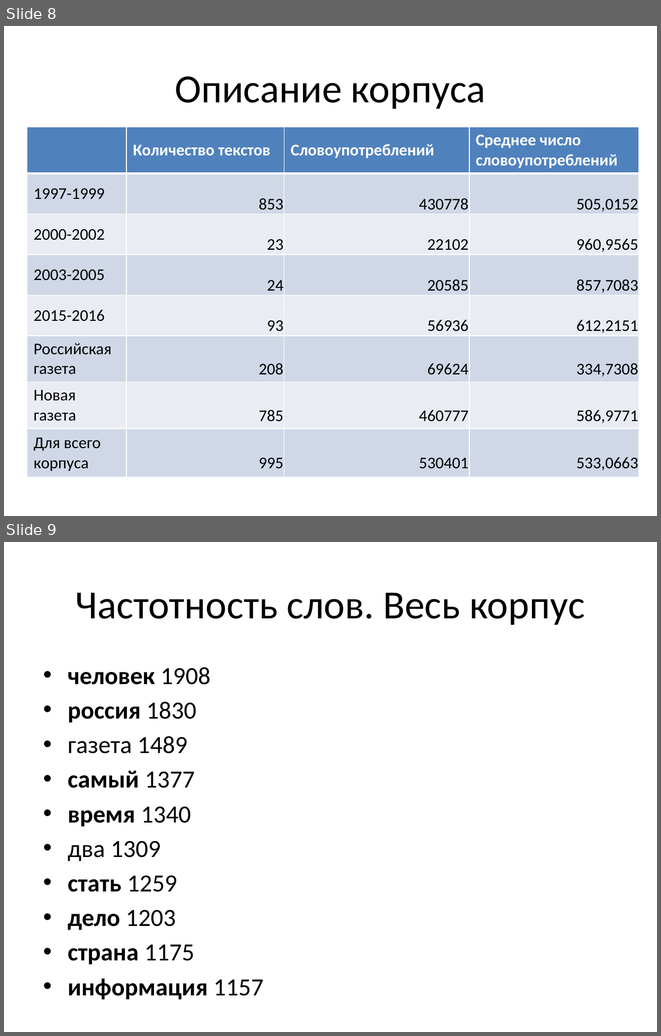
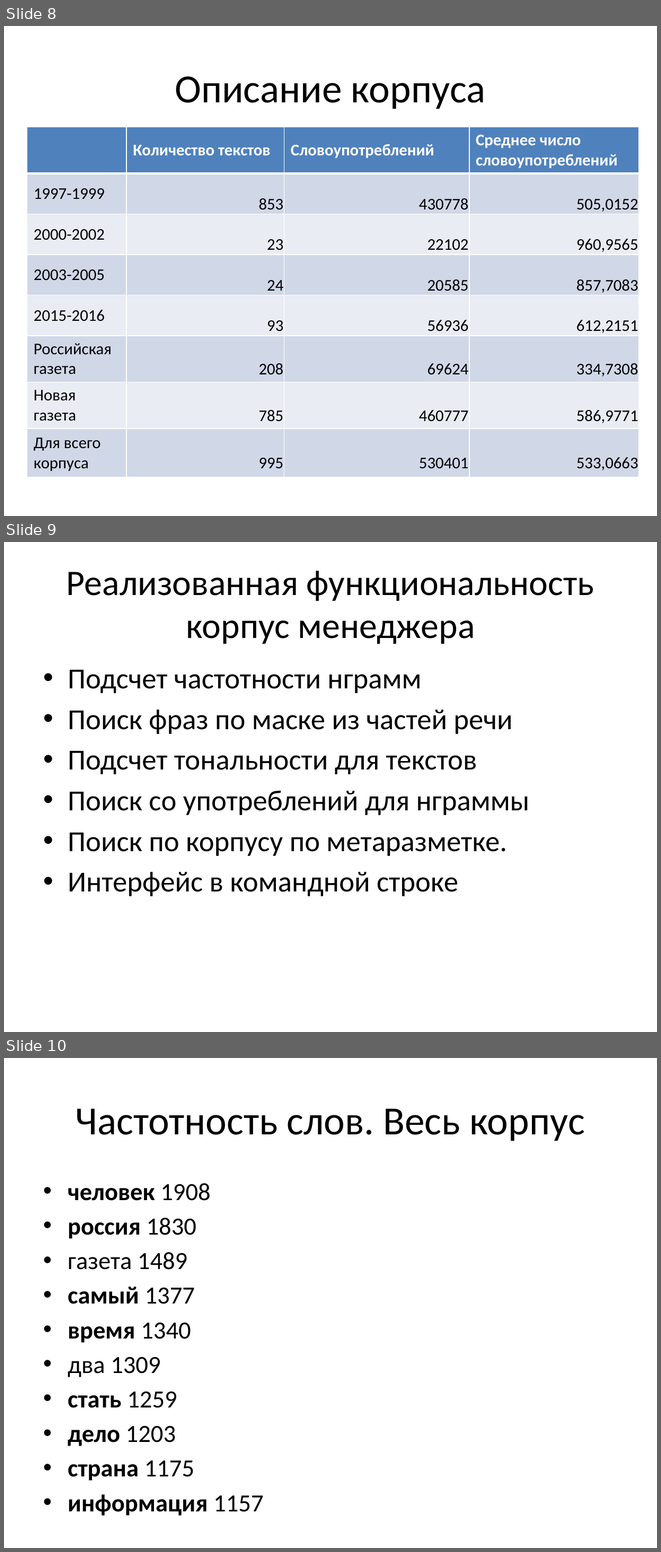
Before and after one commit to arassadin/hse_ling, a slide deck: ng_rg_presentation.pptx. Shown one above the other, each under a label of ours: slides 8 and 9 before the commit, slides 8, 9 and 10 after it. The pictures are 661x1036 and 661x1552 pixels, drawn with LibreOffice and Linux fonts; fonts in the diff are those of the drawing. Boxes give left, top, right and bottom in pixels: in the first picture for what was removed or moved away, otherwise in the second. Text is boxed around its words. In the diff, an @@ line names an element or a change of style, - is before the commit and + after.

```diff
--- a/ng_rg_presentation.pptx
+++ b/ng_rg_presentation.pptx
@@ slide 9 added at bbox=[4, 542, 657, 1032], background #FFFFFF @@
@@ title added at bbox=[67, 571, 594, 644], 39.6 pt, text #000000 @@
+Реализованная функциональность корпус менеджера
@@ text added at bbox=[68, 670, 530, 896], 32 pt, text #000000 @@
+• Подсчет частотности нграмм
+• Поиск фраз по маске из частей речи
+• Подсчет тональности для текстов
+• Поиск со употреблений для нграммы
+• Поиск по корпусу по метаразметке.
+• Интерфейс в командной строке
@@ what was slide 9 is now slide 10 @@
```
Also in this commit, not shown: 5 slides changed, 4 other slides added, 2 slides removed.
